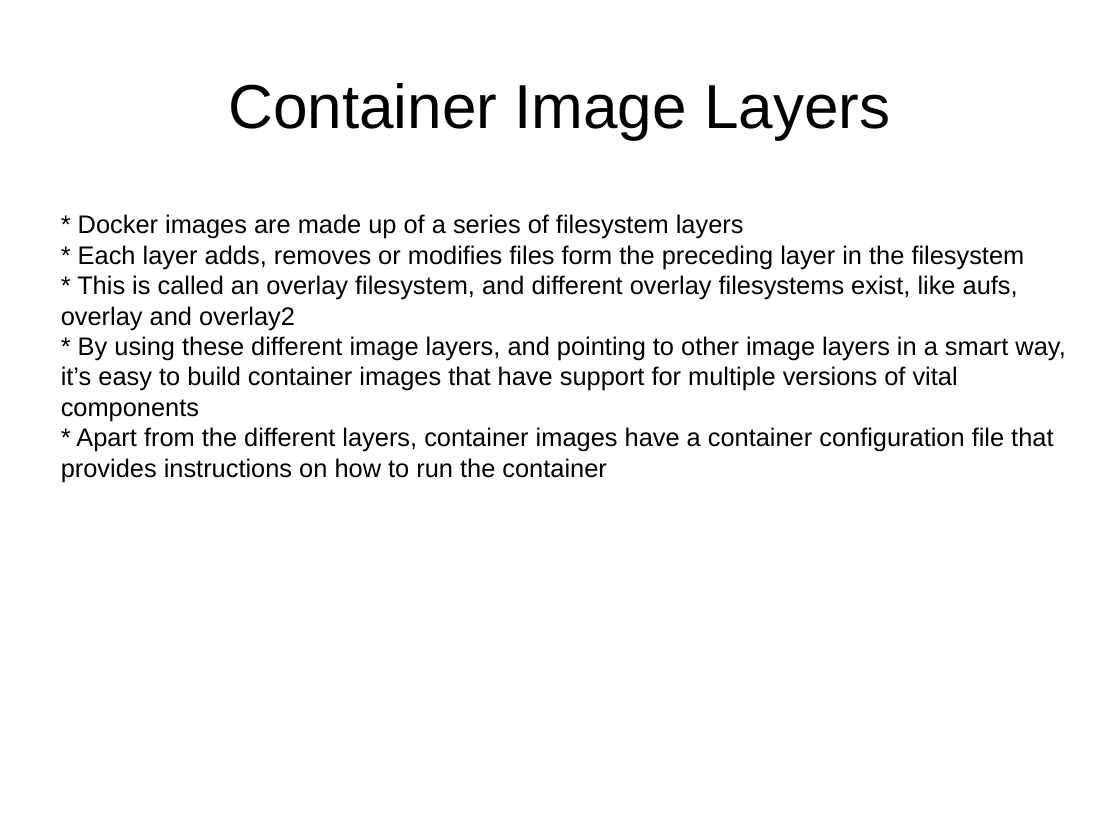
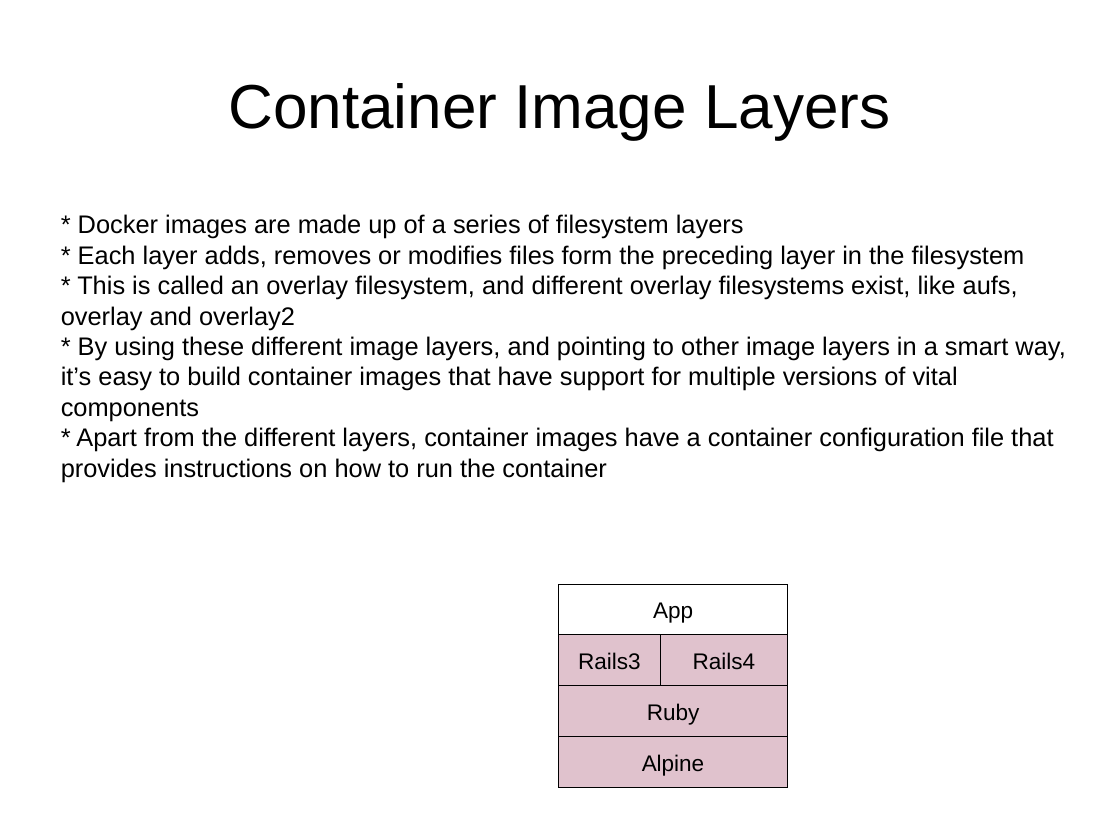
Before and after one commit to j-avdeev/DevOps, a slide deck: slide 12 of Lec presentations/DevOps - lec2 - RAID VM Docker.odp. Drawn at 1120x840 pixels with LibreOffice and Linux fonts; fonts in the diff are those of the drawing. Boxes give left, top, right and bottom in pixels: in the first picture for what was removed or moved away, otherwise in the second. Text is boxed around its words. In the diff, an @@ line names an element or a change of style, - is before the commit and + after.

Commit message:
upd RAID VM Docker ppt - about Containers, upd Assignment Docker

```diff
--- a/Lec presentations/DevOps - lec2 - RAID VM Docker.odp
+++ b/Lec presentations/DevOps - lec2 - RAID VM Docker.odp
@@ rectangle added at bbox=[559, 584, 788, 635], fill #FFFFFF, outline #000000 0 pt, 16 pt, text #000000 @@
+App
@@ rectangle added at bbox=[559, 635, 661, 686], fill #E0C2CD, outline #000000 0 pt, 16 pt, text #000000 @@
+Rails3
@@ rectangle added at bbox=[661, 635, 788, 686], fill #E0C2CD, outline #000000 0 pt, 16 pt, text #000000 @@
+Rails4
@@ rectangle added at bbox=[559, 686, 788, 737], fill #E0C2CD, outline #000000 0 pt, 16 pt, text #000000 @@
+Ruby
@@ rectangle added at bbox=[559, 737, 788, 788], fill #E0C2CD, outline #000000 0 pt, 16 pt, text #000000 @@
+Alpine
```
Also in this commit, not shown: 2 slides added, 2 other files.
